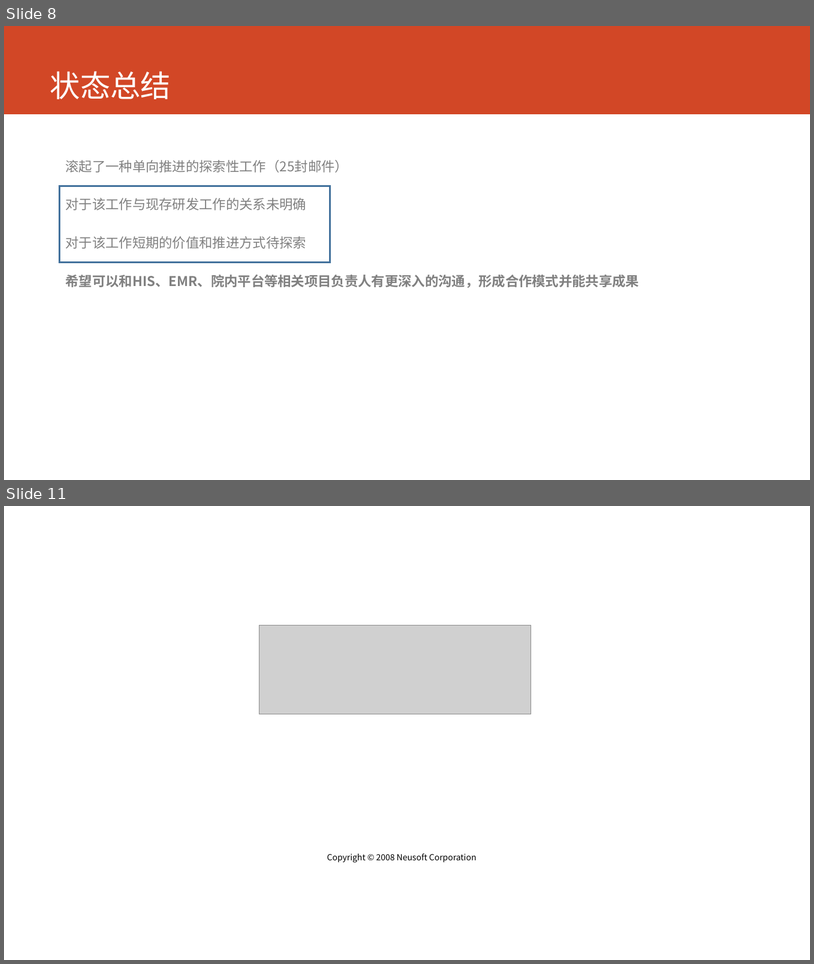
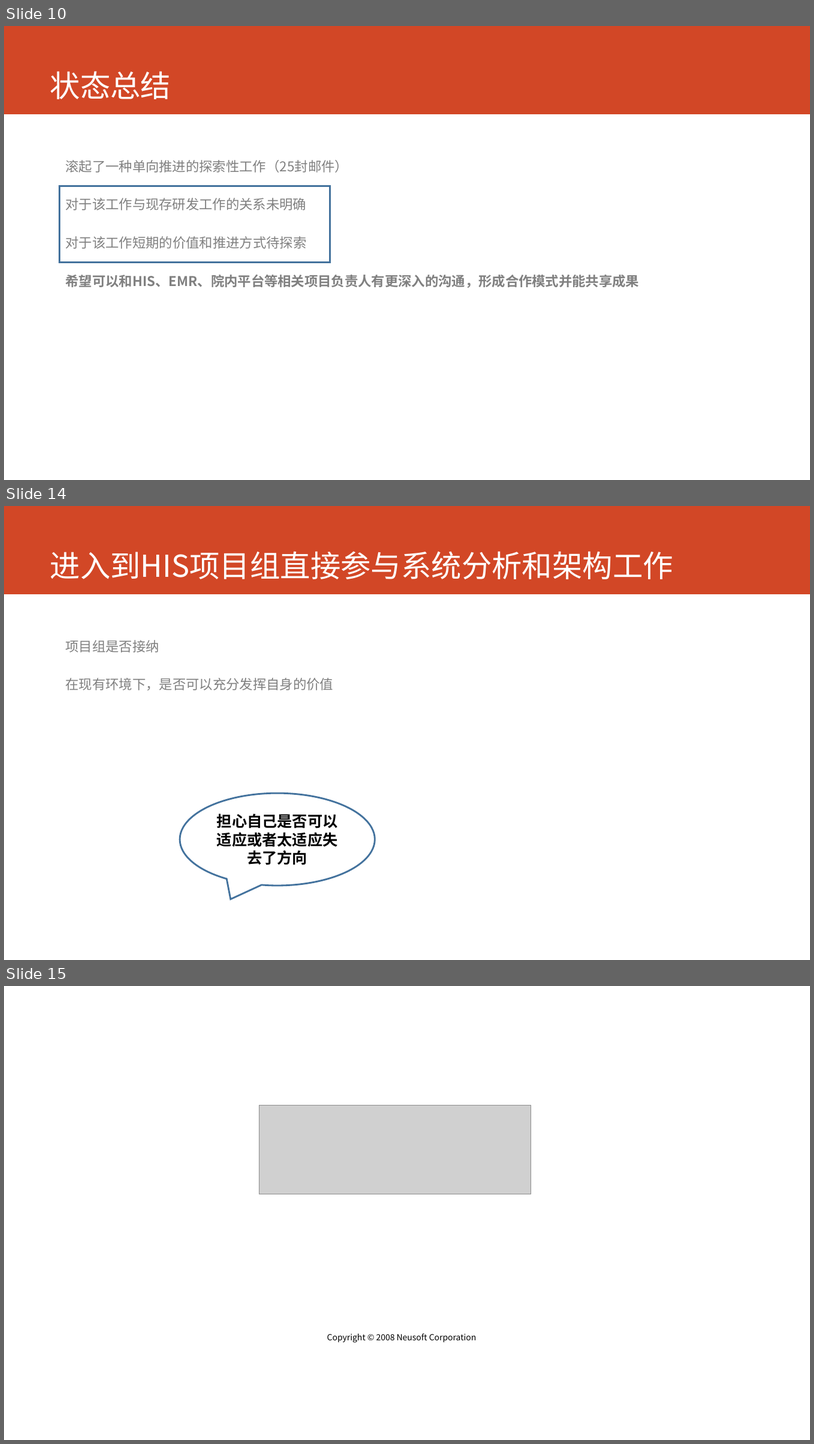
Before and after one commit to AppSecAI-TEST/hospital, a slide deck: doc/状态报告 2017-2-27.pptx. Shown one above the other, each under a label of ours: slides 8 and 11 before the commit, slides 10, 14 and 15 after it; the slides between them are not shown. The pictures are 814x964 and 814x1444 pixels, drawn with LibreOffice and Linux fonts; fonts in the diff are those of the drawing; grey boxes stand for pictures. Boxes give left, top, right and bottom in pixels: in the first picture for what was removed or moved away, otherwise in the second. Text is boxed around its words. In the diff, an @@ line names an element or a change of style, - is before the commit and + after.

```diff
--- a/doc/状态报告 2017-2-27.pptx
+++ b/doc/状态报告 2017-2-27.pptx
@@ slide 14 added at (4, 506, 810, 960), background #FFFFFF; not listed: 1 template element that a slide beside it also shows @@
@@ title added at (50, 551, 674, 579), 36 pt, text #FFFFFF @@
+进入到HIS项目组直接参与系统分析和架构工作
@@ text added at (65, 640, 333, 690), 16 pt, text #808080 @@
+项目组是否接纳
+在现有环境下，是否可以充分发挥自身的价值
@@ speech bubble added at (180, 793, 375, 885), outline #43739E 2 pt, 18 pt, text #000000, bold @@
+担心自己是否可以适应或者太适应失去了方向
@@ what was slide 8 is now slide 10 @@
@@ what was slide 11 is now slide 15 @@
```
Also in this commit, not shown: 2 slides changed, 2 other slides added.
